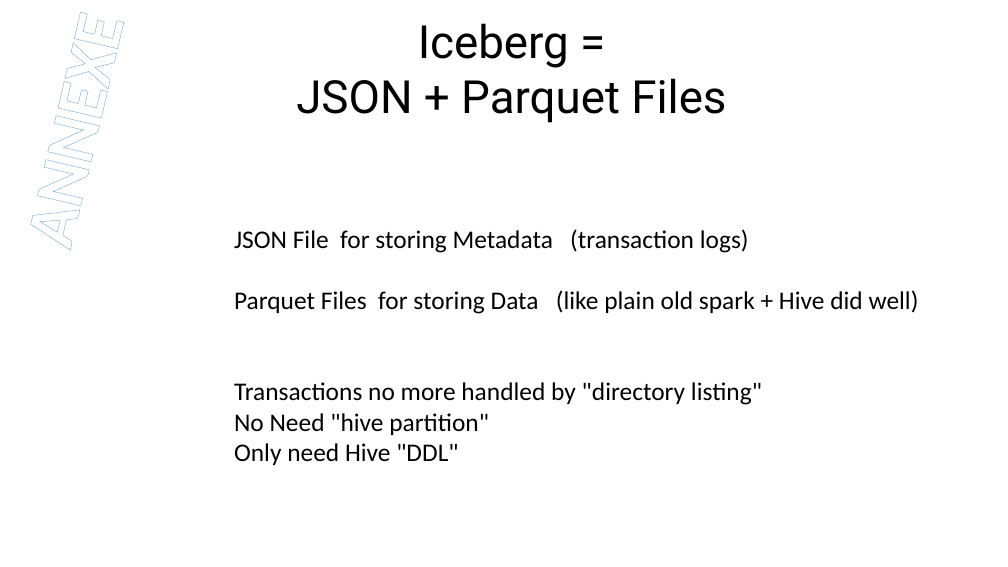
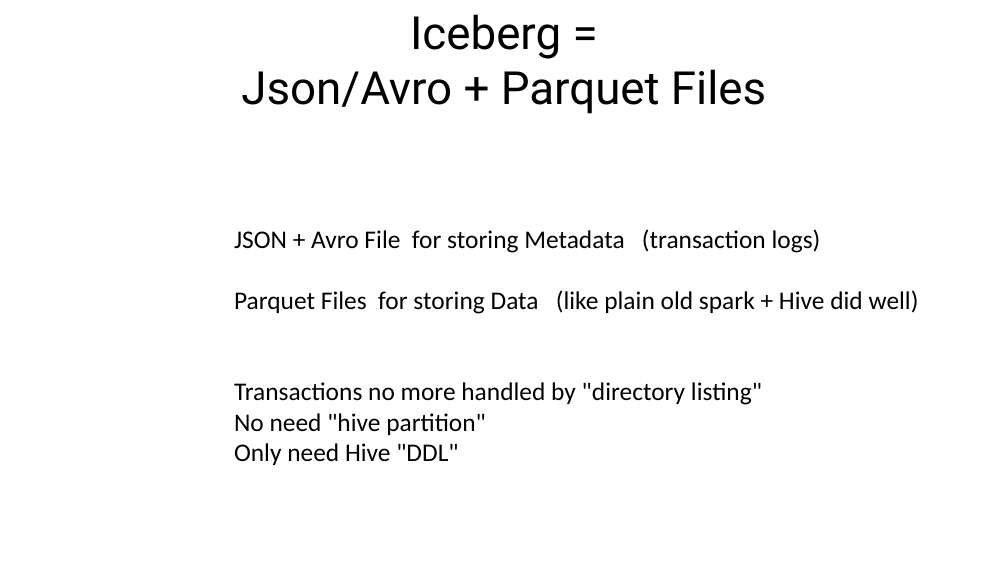
Before and after one commit to Arnaud-Nauwynck/presentations, a slide deck: slide 77 of pres-bigdata/7-Sql-to-Hadoop-files-parquet-metastore.pptx (slide 41 before the commit). Drawn at 1008x567 pixels with LibreOffice and Linux fonts; fonts in the diff are those of the drawing. Boxes give left, top, right and bottom in pixels: in the first picture for what was removed or moved away, otherwise in the second. Text is boxed around its words. In the diff, an @@ line names an element or a change of style, - is before the commit and + after.

```diff
--- a/pres-bigdata/7-Sql-to-Hadoop-files-parquet-metastore.pptx
+++ b/pres-bigdata/7-Sql-to-Hadoop-files-parquet-metastore.pptx
@@ text removed at <box>0,0,146,266</box> @@
-ANNEXE
@@ title "Iceberg =": place and size @@
-title "Iceberg =" at <box>296,23,726,123</box>
+title "Iceberg =" at <box>241,14,766,114</box>
@@ title at <box>241,69,766,114</box>: text changed @@
-JSON + Parquet Files
+Json/Avro + Parquet Files
@@ text at <box>234,229,821,253</box>: text changed @@
-JSON File for storing Metadata (transaction logs)
+JSON + Avro File for storing Metadata (transaction logs)
@@ text at <box>234,413,486,435</box>: text changed @@
-No Need "hive partition"
+No need "hive partition"
```
Also in this commit, not shown: 33 other slides changed, 51 slides added, 28 slides removed, 3 other files.
